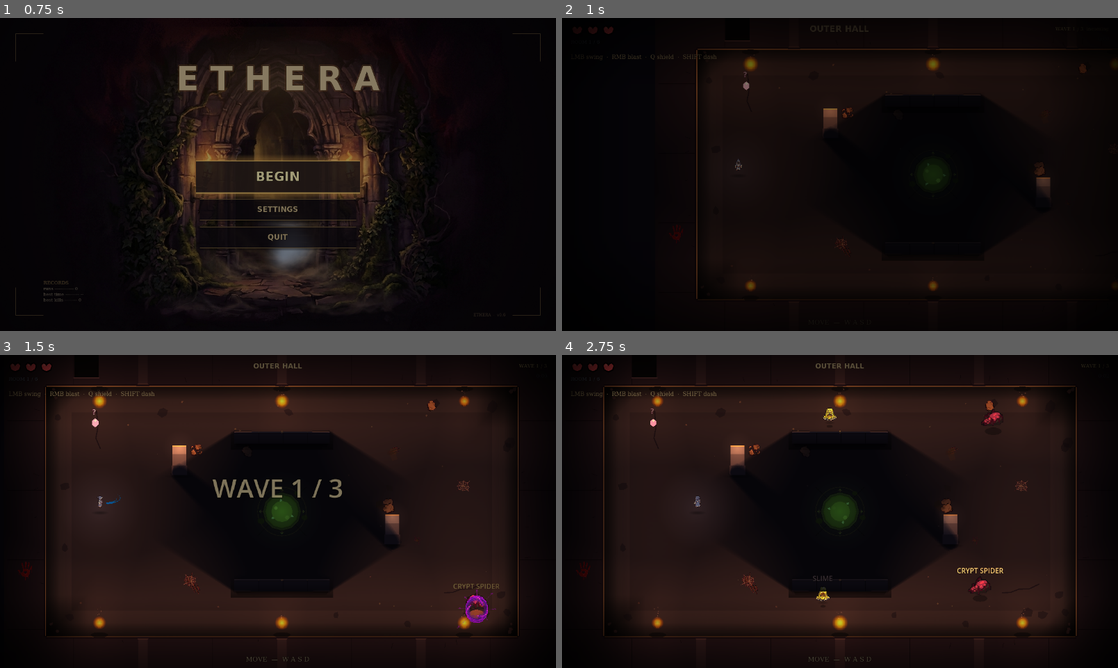
Above: before the commit, frames 1-4 (two rows, left to right).
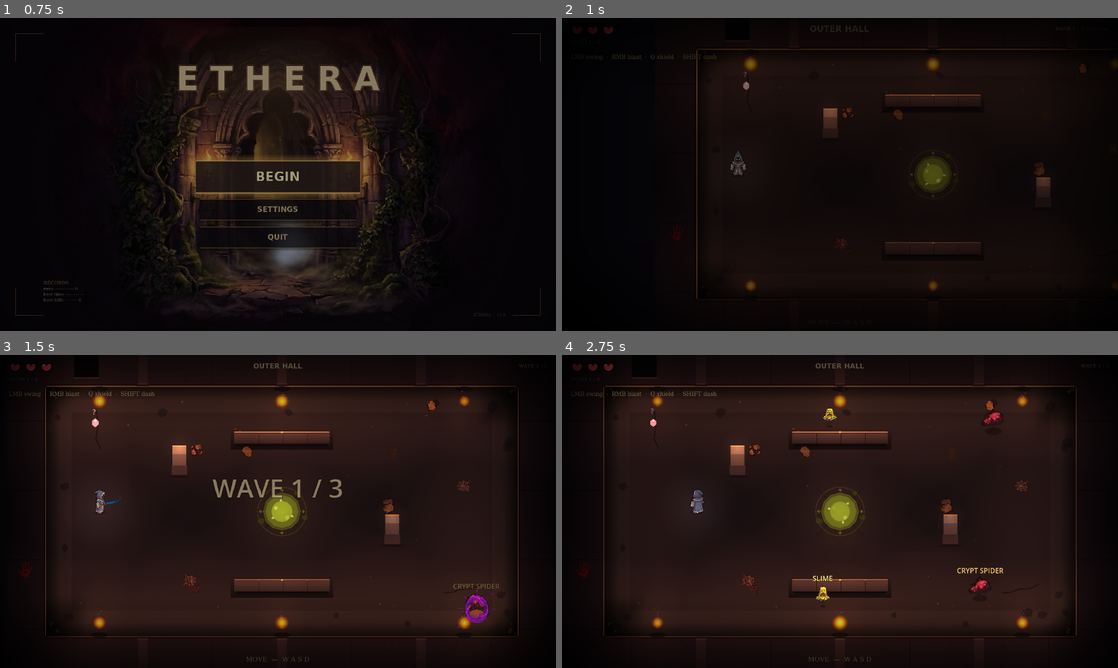
Above: after the commit, the same moments.

Repository: alitaghva1/ethera
Game: Godot game, scene res://scenes/main_menu.tscn
Two runs of this game, one before a commit and one after it. Both use one fixed random seed, a clock stepped at 60 frames per second and the inputs below.
Inputs (mouse positions are in pixels of both pictures, inside the frame that each line leads up to):
- Up to frame 1 (0.75 s): click "BEGIN" at 0.5 s
- Up to frame 2 (1 s): no input
- Up to frame 3 (1.5 s): tap Enter at 1.25 s; move the mouse to (400, 495) at 1.27 s; hold D (move_right) from 1.28 s (still down); hold E (interact) from 1.28 s (still down); click (400, 495) at 1.42 s
- Up to frame 4 (2.75 s): release D (move_right) at 2 s; release E (interact) at 2 s; drag from (728, 527) to (617, 423) at 2.02 s

Frame 1 is identical in both runs. In frame 2, 2.0% of the frame differs, in the area x 30-87%, y 24-76%; in frame 3, 11%; in frame 4, 11%, in the area x 23-72%, y 24-76%.

Commit message:
fix(godot iter-190 batch 1): top-down shadow language — remove radial cast shadows
Cycle 10 Batch 1. User screenshot showed iter-189's wall-cast shadows
reading as fake-3D in a top-down 2D game: 2 large diagonal dark masses
extended from interior walls into the room center, muddying the
playable space and fighting the straight-down camera perspective.

Diagnosis: torch PointLight2Ds had shadow_enabled = true (iter-109) so
any LightOccluder2D in range projected a RADIAL shadow toward the
opposite side of the light. In a top-down 2D game where the camera
looks straight down, this is wrong-perspective — a wall standing on
the floor should NOT cast a horizontal floor shadow when viewed from
directly above. The shadows looked like "the wall is leaning over."

Fix — four coordinated changes that make the shadow language pure
top-down contact:

1) REMOVED iter-189 batch 1 LightOccluder2D from interior walls in
   _build_interior_wall (main.gd). Walls keep their iter-30 drop
   shadow polygon + iter-179 contact shadow gradient — both are
   top-down-appropriate "this wall sits ON the floor" cues without
   the fake-3D radial projection.

2) DISABLED shadow_enabled on torch PointLight2D (torch.tscn). Was
   true since iter-109. Pillars no longer cast radial shadows either
   — but pillars keep their iter-84 drop-shadow Sprite + ground-
   shadow ellipse so they still read as standing ON the floor.

3) DISABLED shadow_enabled on slow zone ToxicLight (iter-189 batch 2).
   Light still tints floor + walls + props within range; just no
   projection of pillar shapes.

4) SOFTENED contact shadows per user direction "small, subtle":
     hero shadow: alpha 0.60 → 0.42
     enemy shadow: alpha 0.55 → 0.38
   Hero stays slightly darker (0.42 vs 0.38) — visual anchor weight.

Net effect: shadows are now ONLY drop shadows under props + ellipse
contact shadows under actors. No radial cast shadows from any light.
Consistent top-down 2D presentation. The room center is no longer
muddied by fake-3D wall shadows; the playable space reads clean.

Followup batches:
  • Iter 190 batch 2 — continue "fallen slab" obstacle character
  • Iter 190 batch 3 — toxic wisps on cursed well + edge crypt detail

Co-Authored-By: Claude Opus 4.7 (1M context) <noreply@anthropic.com>

Diff:
--- a/slime-depths-godot/scenes/hazards/slow_zone.tscn
+++ b/slime-depths-godot/scenes/hazards/slow_zone.tscn
@@ -197,6 +197,11 @@
 ; INTERACTS with the hazard's emission. Energy kept low (0.45) so it
 ; doesn't compete with torches; range_z_max negative keeps it on the
 ; floor plane.
+; Iter 190 batch 1 — shadow_enabled FALSE (was true in iter-189 batch 2).
+; Consistent top-down language: no radial cast shadows from any light
+; source. The toxic light still TINTS the floor / walls / props within
+; range; what changes is that the light no longer projects pillar-
+; shaped shadows that fight the top-down camera perspective.
 [node name="ToxicLight" type="PointLight2D" parent="."]
 color = Color(0.40, 0.85, 0.32, 1)
 energy = 0.45
@@ -204,10 +209,7 @@
 range_z_max = 1024
 texture = SubResource("toxic_light_tex")
 texture_scale = 1.0
-shadow_enabled = true
-shadow_color = Color(0, 0, 0, 0.30)
-shadow_filter = 1
-shadow_filter_smooth = 2.0
+shadow_enabled = false
 
 ; Footprint halo — soft greenish-teal disc at radius ~44, very translucent.
 ; Sits at z=1 below the main pool so the player sees a wider danger
--- a/slime-depths-godot/scenes/hero.tscn
+++ b/slime-depths-godot/scenes/hero.tscn
@@ -46,6 +46,7 @@
 ; outline_color leans very-dark blue (matching CHROME_WALL_STONE_COLOR
 ; from iter-115) so the player silhouette pops out as DEEPER than the
 ; ambient floor without reading as a stark black halo.
+; iter-134: 64px cells at scale 1.0 — outline_width 1.0 now reads as 1px.
 [sub_resource type="ShaderMaterial" id="hero_outline_mat"]
 shader = ExtResource("3_outline")
 shader_parameter/outline_color = Color(0.04, 0.04, 0.08, 0.85)
@@ -60,10 +61,14 @@
 ; alpha — barely readable on the screenshot review. Wider + darker
 ; ellipse grounds the hero on the dungeon floor without competing
 ; with enemy shadows (still smaller than them by sprite-size).
+; Iter 190 batch 1 — alpha 0.60 → 0.42 per user direction "small,
+; subtle contact shadow." Hero shadow stays a touch darker than
+; enemy shadows (0.42 vs 0.38) because the hero is the visual anchor
+; and benefits from slightly more weight without becoming "stamped."
 [node name="Shadow" type="Sprite2D" parent="."]
 position = Vector2(0, 3)
 scale = Vector2(0.22, 0.16)
-modulate = Color(0, 0, 0, 0.6)
+modulate = Color(0, 0, 0, 0.42)
 texture = ExtResource("2_shadow")
 
 ; iter-116: subtle hero rim light. Pool the player into instant
@@ -79,8 +84,8 @@
 range_z_max = 1024
 
 [node name="AnimatedSprite2D" type="AnimatedSprite2D" parent="."]
-position = Vector2(0, -23)
-scale = Vector2(0.469, 0.469)
+position = Vector2(0, -29)
+scale = Vector2(1.0, 1.0)
 material = SubResource("hero_outline_mat")
 
 [node name="CollisionShape2D" type="CollisionShape2D" parent="."]
--- a/slime-depths-godot/scenes/torch.tscn
+++ b/slime-depths-godot/scenes/torch.tscn
@@ -69,10 +69,16 @@
 ; iter-109: shadows on. Pillars (and any future LightOccluder2D-bearing
 ; node) now cast a long pillar-shaped shadow across the floor when
 ; this torch is behind them. The flat-darkened scene reads as a
-; volume-lit space instead of a flat 2D backdrop. shadow_color soft
-; black with ~80% alpha so the cast is visible but doesn't kill the
-; warm-stone palette under the rest of the torch's pool.
-shadow_enabled = true
+; volume-lit space instead of a flat 2D backdrop.
+; Iter 190 batch 1 — REVERTED. In top-down 2D the radial cast shadows
+; from torches read as fake 3D (user screenshot iter-189 showed 2 long
+; diagonal dark masses from interior walls fighting the camera
+; perspective). The right top-down language is: drop shadows + contact
+; shadows on the floor, NOT radial cast shadows from vertical objects.
+; Disabling shadow_enabled removes pillar shadows too; pillars keep
+; their drop-shadow Sprite + ground-shadow ellipse from pillar.tscn
+; which already grounded them top-down-appropriately.
+shadow_enabled = false
 shadow_color = Color(0, 0, 0, 0.55)
 shadow_filter = 1
 shadow_filter_smooth = 2.0
--- a/slime-depths-godot/scripts/enemy.gd
+++ b/slime-depths-godot/scripts/enemy.gd
@@ -628,7 +628,13 @@
 	shadow.position = Vector2(0, 4)
 	var shadow_scale: float = t.collision_radius / 160.0
 	shadow.scale = Vector2(shadow_scale, shadow_scale * 0.6)
-	shadow.modulate = Color(0, 0, 0, 0.55)
+	# Iter 190 batch 1 — alpha 0.55 → 0.38 per user direction "small,
+	# subtle contact shadows directly beneath them for grounding." The
+	# iter-117 0.55 was tuned for parity with the iter-116 hero shadow
+	# at 0.60 — but in top-down 2D, contact shadows want to be quieter
+	# than full-saturation black blobs. Player reads "this thing has
+	# weight on the floor" without the shadow becoming a focal point.
+	shadow.modulate = Color(0, 0, 0, 0.38)
 	shadow.z_index = -1
 	# Move-before-sprite in the parent's child order so it draws
 	# underneath. add_child appends, then move_child puts it FIRST.
--- a/slime-depths-godot/scripts/main.gd
+++ b/slime-depths-godot/scripts/main.gd
@@ -1042,24 +1042,15 @@
 		crack.default_color = Color(0.03, 0.02, 0.05, 0.65)
 		crack.antialiased = true
 		body.add_child(crack)
-	# Iter 189 batch 1 — LightOccluder2D so the wall casts dynamic
-	# shadows from torch PointLight2Ds (which have shadow_enabled =
-	# true since iter-109). Pre-iter-189 only pillars cast shadows;
-	# interior walls sat in torch light without interacting with it.
-	# Adding the occluder makes sarcophagus pieces cast long shadows
-	# across the floor whenever a torch is behind them — the player
-	# walking past these shadows visually INTEGRATES with the scene's
-	# lighting, vs the pre-iter-189 "actor floating on lit floor."
-	# Occluder polygon matches the wall's rectangular footprint.
-	var occluder: OccluderPolygon2D = OccluderPolygon2D.new()
-	occluder.polygon = PackedVector2Array([
-		Vector2(-w, -h), Vector2(w, -h),
-		Vector2(w, h), Vector2(-w, h),
-	])
-	occluder.closed = true
-	var light_occ: LightOccluder2D = LightOccluder2D.new()
-	light_occ.occluder = occluder
-	body.add_child(light_occ)
+	# Iter 190 batch 1 — REMOVED iter-189 batch 1's LightOccluder2D.
+	# In top-down 2D the cast shadows looked like fake 3D — radial
+	# projection from torches threw long diagonal floor shadows that
+	# don't match the straight-down camera perspective. User screenshot
+	# showed 2 large dark masses extending from interior walls into the
+	# center, muddying the playable space. Walls keep their built-in
+	# DROP SHADOW polygon (from the start of _build_interior_wall) and
+	# CONTACT shadow gradient (below) — those are top-down-appropriate
+	# "the wall sits ON the floor" cues without the fake-3D radial cast.
 	# CONTACT — soft gradient strip just below the wall's bottom edge.
 	# Quad polygon with vertex-color fade: solid black at top (where
 	# it meets the wall) → transparent at bottom (12 px below). Adds
